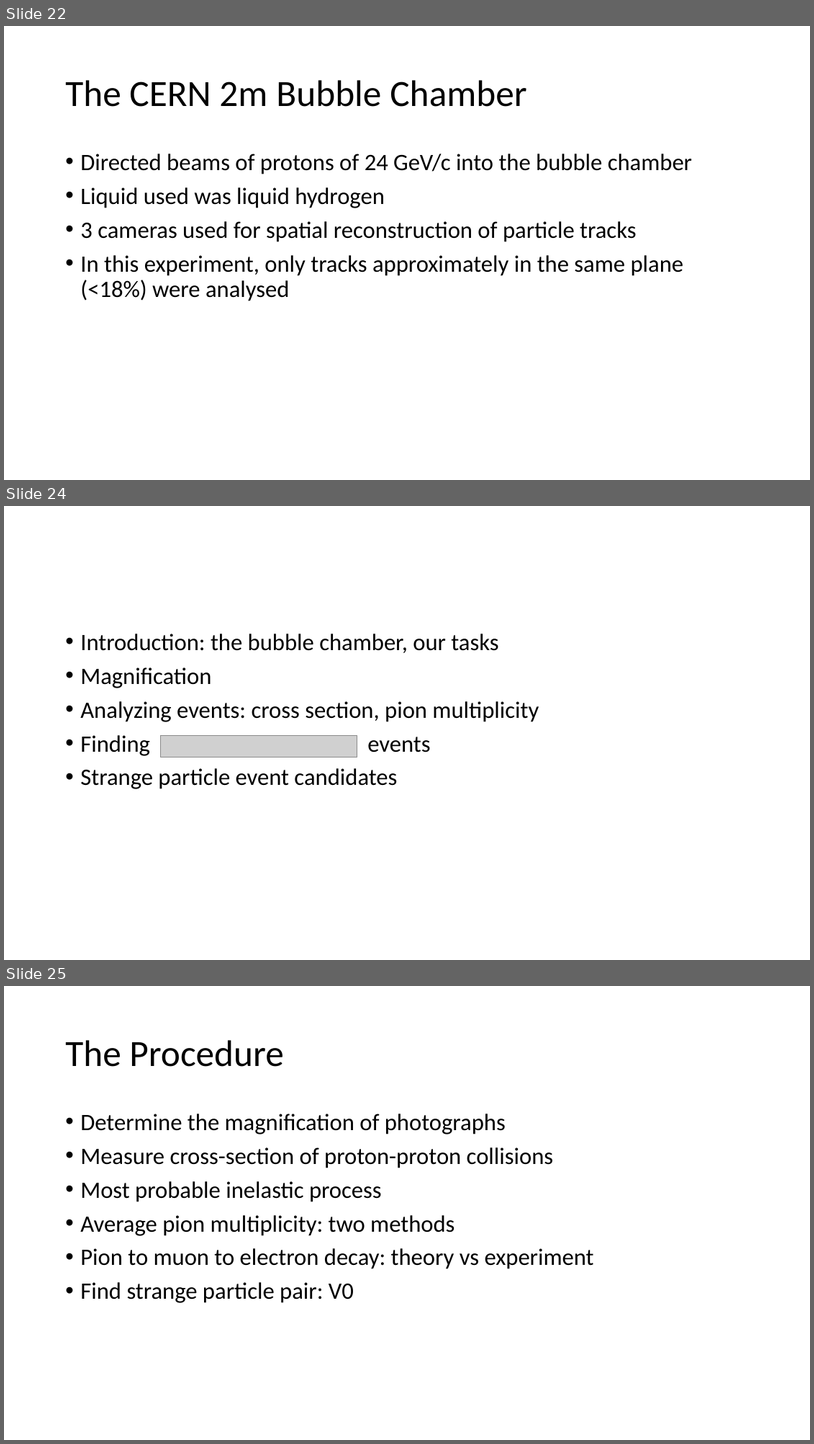
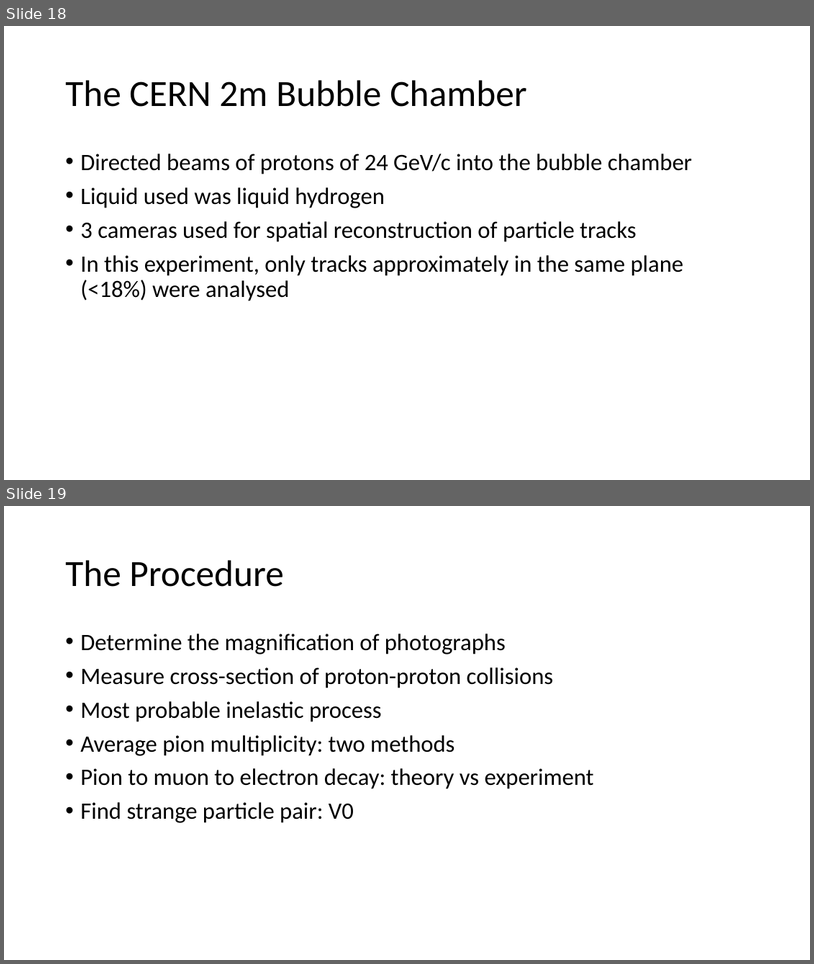
Before and after one commit to mitlabence/Lab18, a slide deck: Presentation/E212.pptx. Shown one above the other, each under a label of ours: slides 22, 24 and 25 before the commit, slides 18 and 19 after it; the slides between them are not shown. The pictures are 814x1444 and 814x964 pixels, drawn with LibreOffice and Linux fonts; fonts in the diff are those of the drawing; grey boxes stand for pictures. Boxes give left, top, right and bottom in pixels: in the first picture for what was removed or moved away, otherwise in the second. Text is boxed around its words. In the diff, an @@ line names an element or a change of style, - is before the commit and + after.

```diff
--- a/Presentation/E212.pptx
+++ b/Presentation/E212.pptx
@@ slide 24 removed at (x1=4, y1=506, x2=810, y2=960), background #FFFFFF @@
@@ text removed at (x1=80, y1=633, x2=539, y2=789) @@
-• Introduction: the bubble chamber, our tasks
-• Magnification
-• Analyzing events: cross section, pion multiplicity
-• Finding events
-• Strange particle event candidates
@@ picture removed at (x1=161, y1=735, x2=357, y2=757) @@
@@ what was slide 22 is now slide 18 @@
@@ what was slide 25 is now slide 19 @@
```
Also in this commit, not shown: 5 slides changed, 2 slides added, 6 other slides removed.
